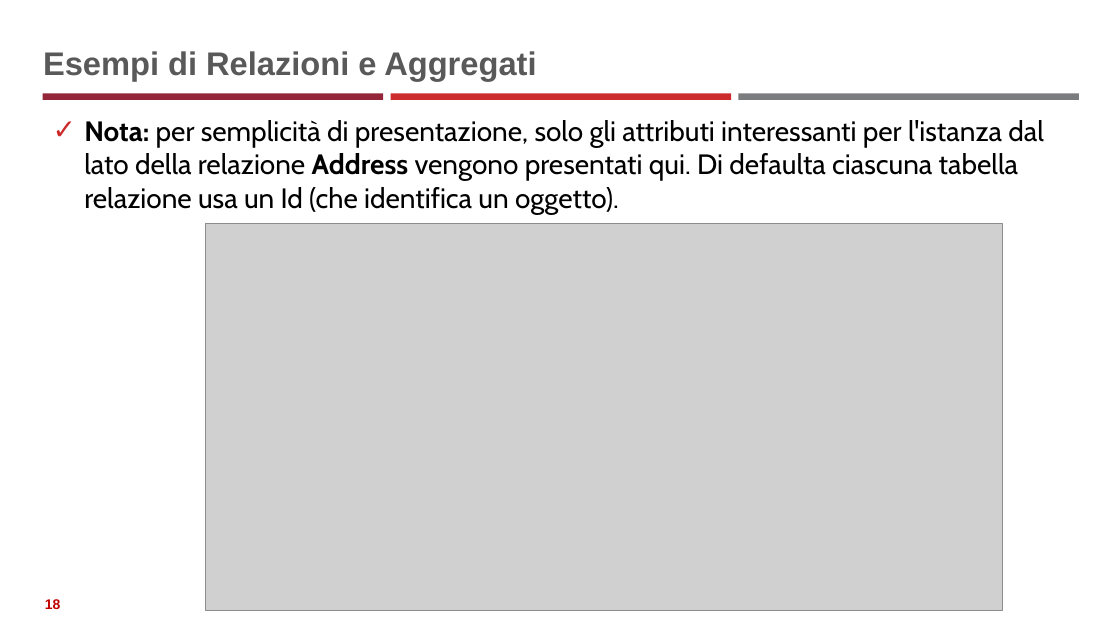
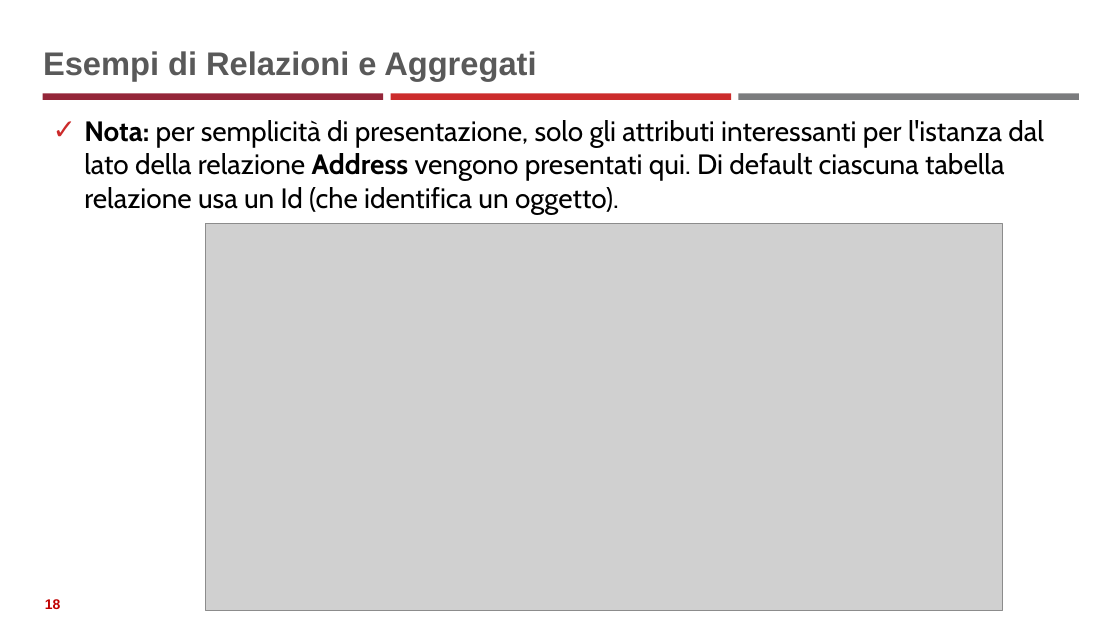
Before and after one commit to neural1977/data_science_interview_material, a slide deck: slide 18 of AggregateDB_ita.pptx. Drawn at 1120x630 pixels with LibreOffice and Linux fonts; fonts in the diff are those of the drawing; grey boxes stand for pictures. Boxes give left, top, right and bottom in pixels: in the first picture for what was removed or moved away, otherwise in the second. Text is boxed around its words. In the diff, an @@ line names an element or a change of style, - is before the commit and + after.

```diff
--- a/AggregateDB_ita.pptx
+++ b/AggregateDB_ita.pptx
@@ text at bbox=[84, 120, 1044, 214]: text changed @@
-✓ Nota: per semplicità di presentazione, solo gli attributi interessanti per l'istanza dal lato della relazione Address vengono presentati qui. Di defaulta ciascuna tabella relazione usa un Id (che identifica un oggetto).
+✓ Nota: per semplicità di presentazione, solo gli attributi interessanti per l'istanza dal lato della relazione Address vengono presentati qui. Di default ciascuna tabella relazione usa un Id (che identifica un oggetto).
```
Also in this commit, not shown: 6 other slides changed, 9 other files.
